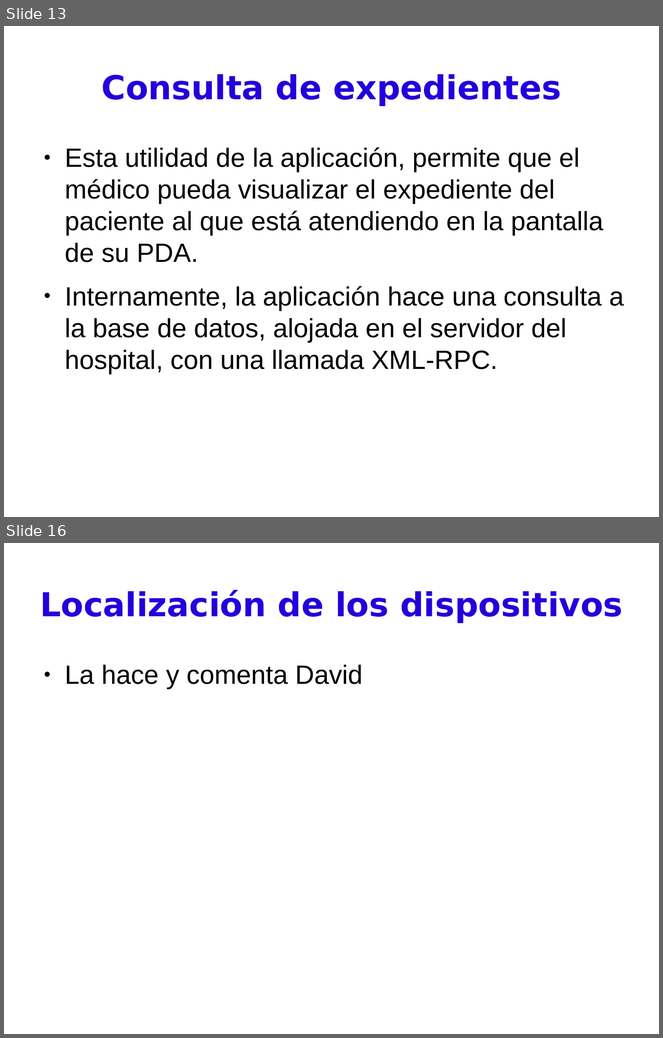
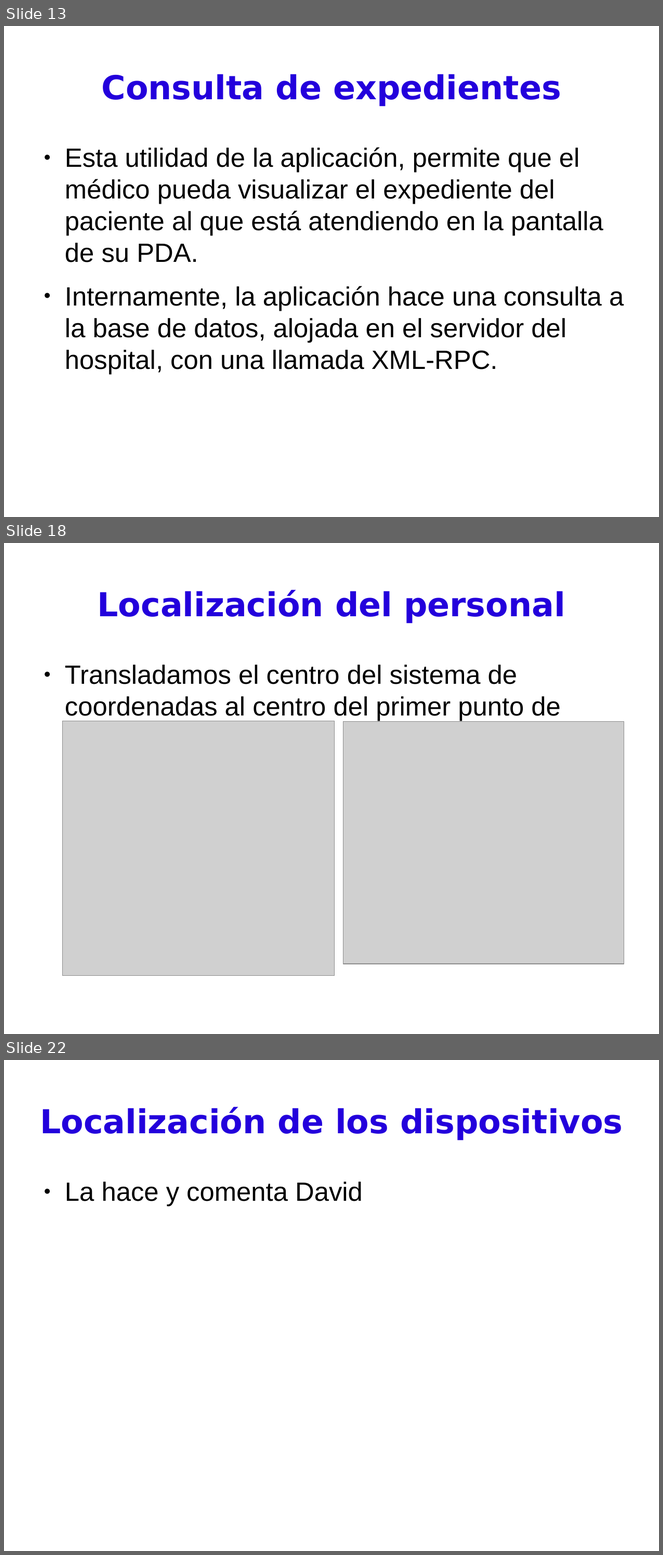
Before and after one commit to BackupTheBerlios/pdassii, a slide deck: Documentos/presentación.odp. Shown one above the other, each under a label of ours: slides 13 and 16 before the commit, slides 13, 18 and 22 after it; the slides between them are not shown. The pictures are 663x1038 and 663x1555 pixels, drawn with LibreOffice and Linux fonts; fonts in the diff are those of the drawing; grey boxes stand for pictures. Boxes give left, top, right and bottom in pixels: in the first picture for what was removed or moved away, otherwise in the second. Text is boxed around its words. In the diff, an @@ line names an element or a change of style, - is before the commit and + after.

```diff
--- a/Documentos/presentación.odp
+++ b/Documentos/presentación.odp
@@ slide 18 added at bbox=[4, 543, 659, 1034], background #FFFFFF @@
@@ title added at bbox=[98, 590, 566, 624], 40 pt, text #2300DC, bold @@
+Localización del personal
@@ text added at bbox=[65, 665, 560, 721], 32 pt, text #000000 @@
+● Transladamos el centro del sistema de coordenadas al centro del primer punto de acceso:
@@ picture added at bbox=[62, 721, 335, 977] @@
@@ picture added at bbox=[344, 722, 624, 965] @@
@@ what was slide 16 is now slide 22 @@
```
Also in this commit, not shown: 5 slides changed, 5 other slides added.
